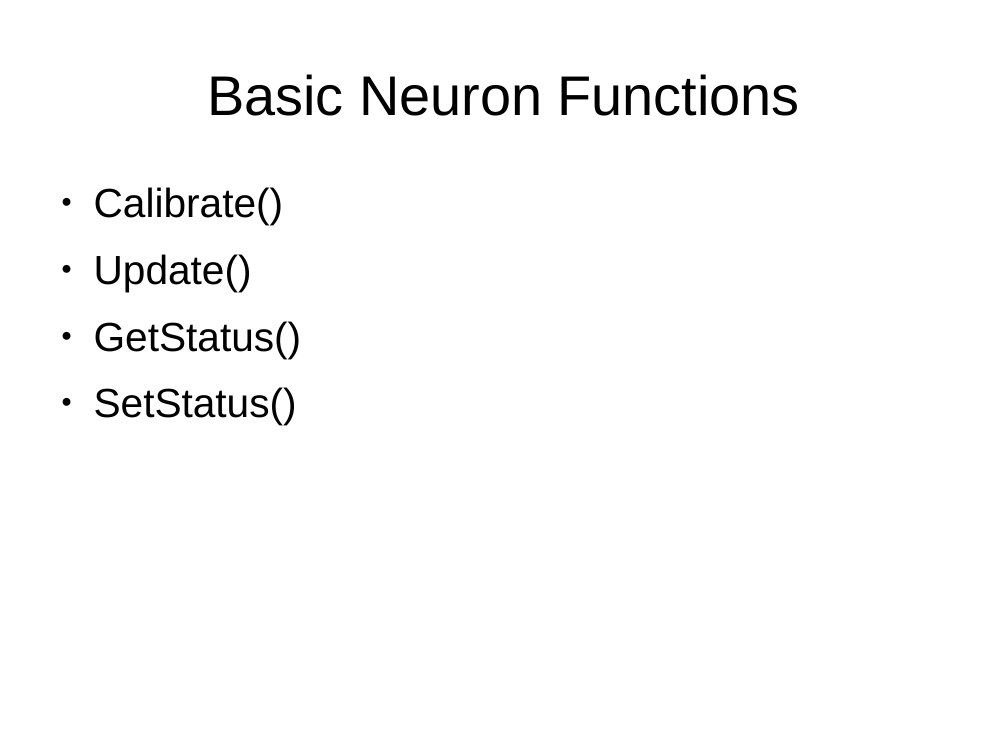
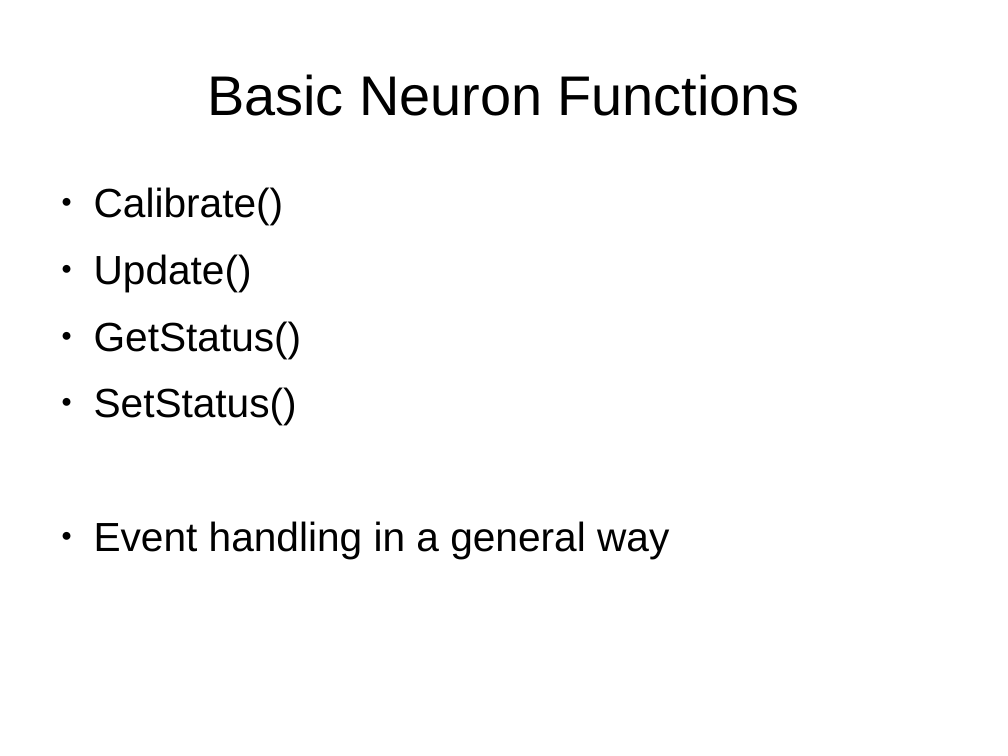
Before and after one commit to gewaltig/cython-neuron, a slide deck: slide 8 of doc/Bachelor Project Documentation/Presentation/Bachelor Project Presentation.odp. Drawn at 1008x756 pixels with LibreOffice and Linux fonts; fonts in the diff are those of the drawing. Boxes give left, top, right and bottom in pixels: in the first picture for what was removed or moved away, otherwise in the second. Text is boxed around its words. In the diff, an @@ line names an element or a change of style, - is before the commit and + after.

```diff
--- a/doc/Bachelor Project Documentation/Presentation/Bachelor Project Presentation.odp
+++ b/doc/Bachelor Project Documentation/Presentation/Bachelor Project Presentation.odp
@@ text at box(94, 521, 669, 559): paragraph added @@
+● Event handling in a general way
```
Also in this commit, not shown: 2 other slides changed, 32 other files.
